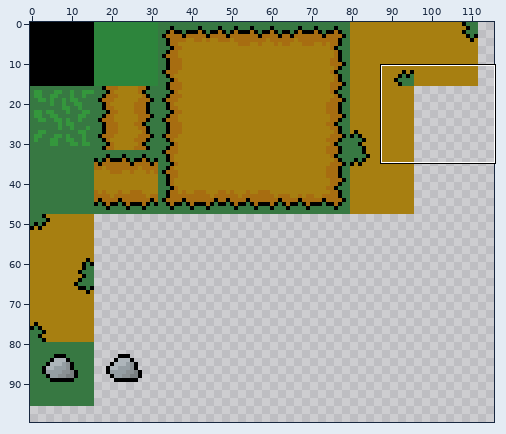
One commit to this pixel-art file: TileSets/OutDoor/tlset_OutDoor.aseprite. The first picture is a wide view before the edit; the outline marks the close-up.
Close-up. Before:
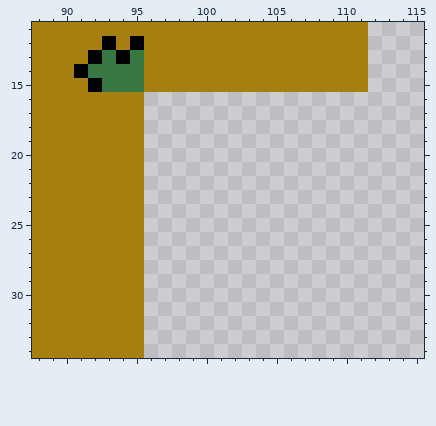
240x160 pixels, 1 frame. Shown: x 88..115, y 11..34. The wide view leaves out empty margins.
The same view after the edit:
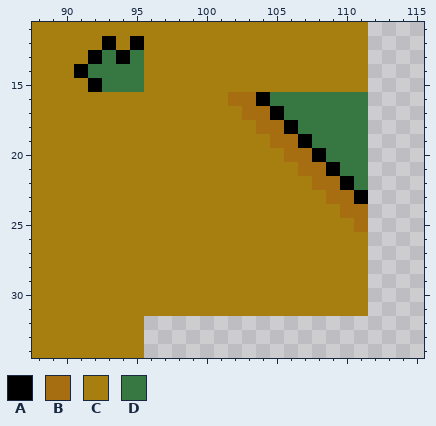
Palette (. is transparent): A #000000  B #a76d11  C #a77f11  D #377842
Edits made:
@@ x 88..115 @@
 15 CCCCADDDCCCCCCCCCCCCCCCC....
-16 CCCCCCCC....................
-17 CCCCCCCC....................
-18 CCCCCCCC....................
-19 CCCCCCCC....................
-20 CCCCCCCC....................
-21 CCCCCCCC....................
-22 CCCCCCCC....................
-23 CCCCCCCC....................
-24 CCCCCCCC....................
-25 CCCCCCCC....................
-26 CCCCCCCC....................
-27 CCCCCCCC....................
-28 CCCCCCCC....................
-29 CCCCCCCC....................
-30 CCCCCCCC....................
-31 CCCCCCCC....................
+16 CCCCCCCCCCCCCCBBADDDDDDD....
+17 CCCCCCCCCCCCCCCBBADDDDDD....
+18 CCCCCCCCCCCCCCCCBBADDDDD....
+19 CCCCCCCCCCCCCCCCCBBADDDD....
+20 CCCCCCCCCCCCCCCCCCBBADDD....
+21 CCCCCCCCCCCCCCCCCCCBBADD....
+22 CCCCCCCCCCCCCCCCCCCCBBAD....
+23 CCCCCCCCCCCCCCCCCCCCCBBA....
+24 CCCCCCCCCCCCCCCCCCCCCCBB....
+25 CCCCCCCCCCCCCCCCCCCCCCCB....
+26 CCCCCCCCCCCCCCCCCCCCCCCC....
+27 CCCCCCCCCCCCCCCCCCCCCCCC....
+28 CCCCCCCCCCCCCCCCCCCCCCCC....
+29 CCCCCCCCCCCCCCCCCCCCCCCC....
+30 CCCCCCCCCCCCCCCCCCCCCCCC....
+31 CCCCCCCCCCCCCCCCCCCCCCCC....
 32 CCCCCCCC....................
